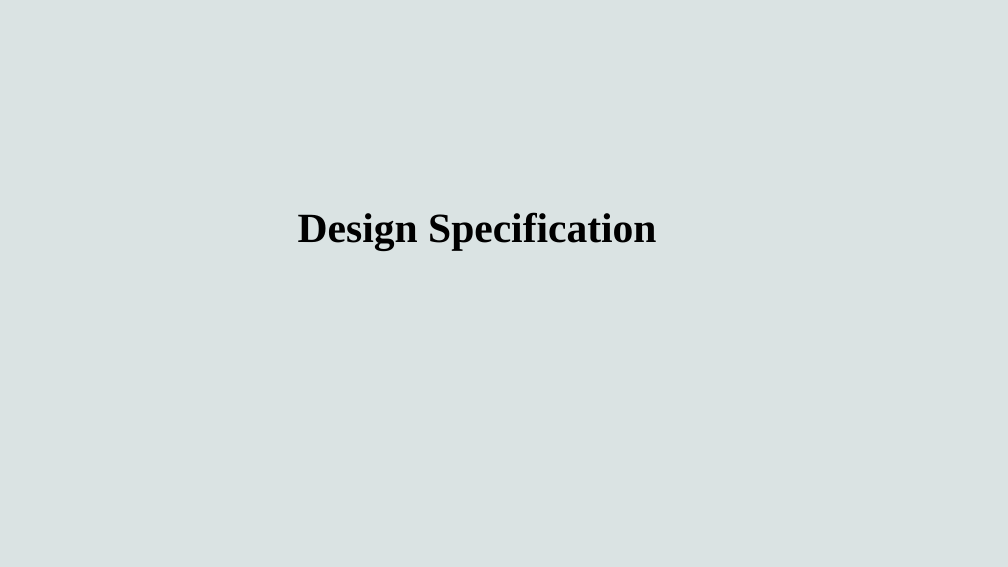
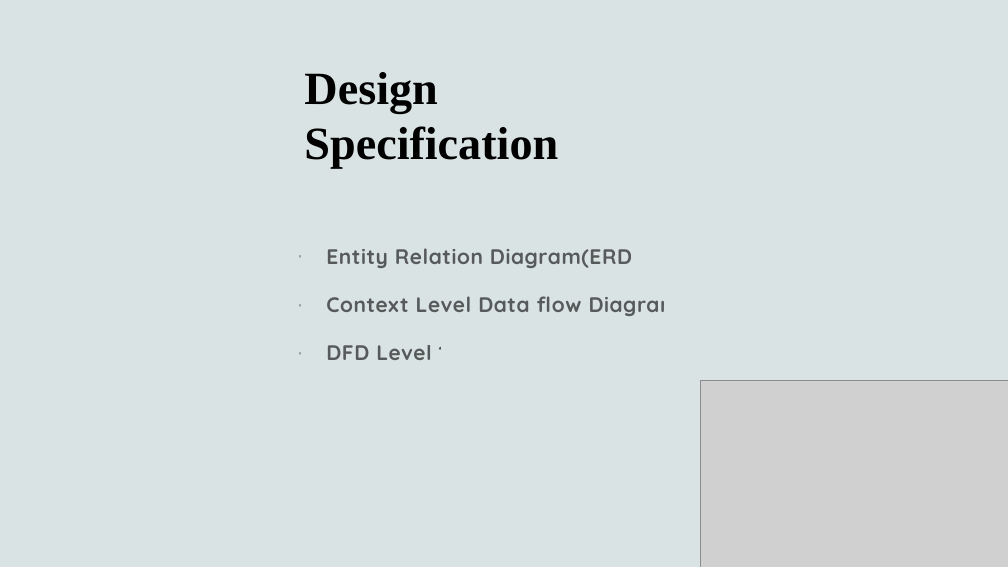
Before and after one commit to Aniketdigge/Chit-Fund-Management-System, a slide deck: slide 8 of 8 Chit Fund Management System.pptx. Drawn at 1008x567 pixels with LibreOffice and Linux fonts; fonts in the diff are those of the drawing; grey boxes stand for pictures. Boxes give left, top, right and bottom in pixels: in the first picture for what was removed or moved away, otherwise in the second. Text is boxed around its words. In the diff, an @@ line names an element or a change of style, - is before the commit and + after.

```diff
--- a/8 Chit Fund Management System.pptx
+++ b/8 Chit Fund Management System.pptx
@@ title "Design Specification": place and size @@
-title "Design Specification" at [298, 212, 656, 250]
+title "Design Specification" at [304, 72, 558, 169]
@@ title "Design Specification" at [304, 72, 558, 169]: size 39.6 to 44 pt @@
@@ text added at [326, 248, 680, 360], 20 pt, text #000000 at 60% opacity, bold @@
+· Entity Relation Diagram(ERD).
+· Context Level Data flow Diagram
+· DFD Level 1
@@ picture added at [701, 381, 1008, 567] @@
```
Also in this commit, not shown: 8 other slides changed.
